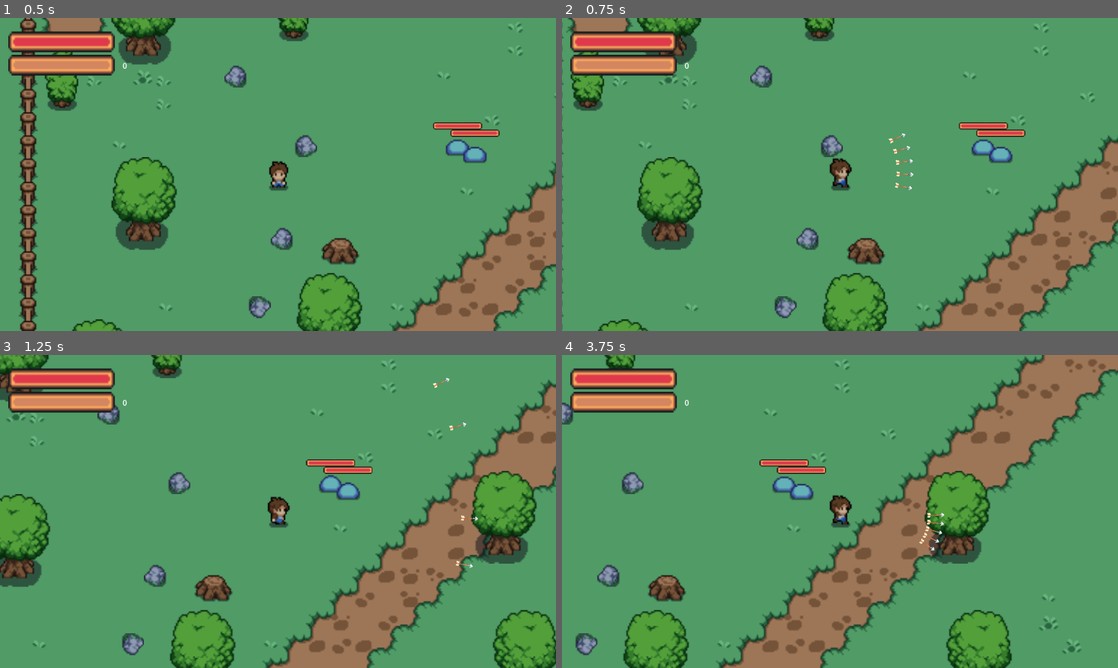
Above: before the commit, frames 1-4 (two rows, left to right).
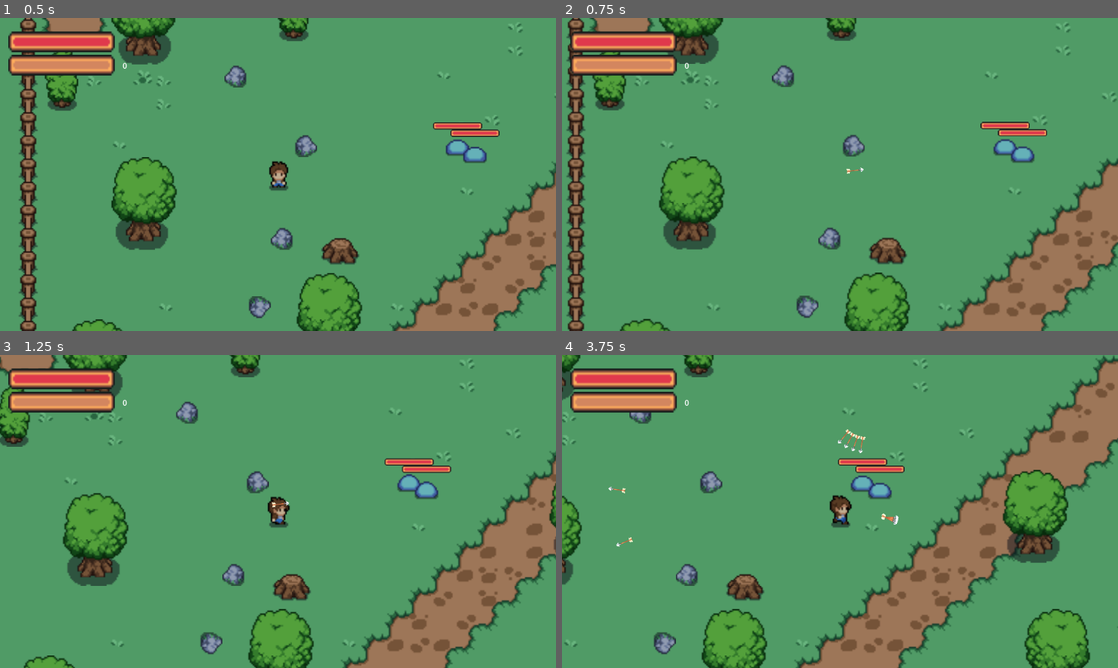
Above: after the commit, the same moments.

Repository: IgorMianowany/Manual-Vampire-Survivors
Game: Godot game, scene res://level_01.tscn
The game is run twice, just before and just after one commit, with the same random seed, the same clock (stepped at 60 frames per second) and the same inputs.
Inputs (mouse positions are in pixels of both pictures, inside the frame that each line leads up to):
- Up to frame 1 (0.5 s): no input
- Up to frame 2 (0.75 s): move the mouse to (962, 158) at 0.52 s; press the mouse at (962, 158) at 0.53 s; hold D (move_right) from 0.53 s (still down)
- Up to frame 3 (1.25 s): keep holding D (move_right)
- Up to frame 4 (3.75 s): move the mouse to (728, 527) at 1.27 s; release D (move_right) at 1.28 s; release the mouse at (728, 527) at 1.28 s; hold W (move_down) 1.28-2.03 s; click (728, 527) at 1.35 s; move the mouse to (895, 442) at 2.02 s; press the mouse at (895, 442) at 2.03 s; hold D (move_right) 2.03-2.78 s; move the mouse to (812, 574) at 2.77 s; release the mouse at (812, 574) at 2.78 s; hold S (move_up) 2.78-3.53 s; click (812, 574) at 2.85 s; move the mouse to (1006, 558) at 3.52 s; press the mouse at (1006, 558) at 3.53 s; hold A (move_left) from 3.53 s (still down)

Frame 1 is identical in both runs. In frame 2, 21% of the frame differs, in the area x 0-100%, y 0-100%; in frame 3, 37%; in frame 4, 42%.

Commit message:
fixed arrow spread bug, applied better formula

Diff:
--- a/arrow.tscn
+++ b/arrow.tscn
@@ -12,6 +12,7 @@
 
 [node name="Arrow" type="Node2D"]
 script = ExtResource("1_f2b4n")
+speed = 30
 
 [node name="Sprite2D" type="Sprite2D" parent="."]
 z_index = 10
--- a/player.tscn
+++ b/player.tscn
@@ -347,7 +347,6 @@
 [node name="Weapon" type="Node2D" parent="."]
 script = ExtResource("53_b61je")
 damage = 5.0
-projectiles = 5
 
 [node name="WeaponType" type="Node2D" parent="Weapon"]
 script = ExtResource("55_2hpdj")
--- a/scripts/bow.gd
+++ b/scripts/bow.gd
@@ -2,7 +2,9 @@
 extends WeaponType
 
 @export var attack_speed := .75
+@export var spread := 30
 var arrow_scene := preload("res://arrow.tscn")
+var rotation_change := 0
 
 # Called every frame. 'delta' is the elapsed time since the previous frame.
 func _process(delta: float) -> void:
@@ -11,9 +13,13 @@
 func attack(damage : float, position : Vector2 = Vector2.ZERO, direction : Vector2 = Vector2.ZERO) -> void:
 	attack_started.emit()
 	var projectilesArray : Array[PackedScene]
+	var original_projectiles = projectiles
 	for index in projectiles:
 		var existing_direction = direction
-		var angle_in_radians = deg_to_rad(((index - projectiles/2)*45/projectiles))
+		# this is done so the arrows are moved based on the center, instead of just 45 degrees down or up
+		if projectiles > 1:
+			rotation_change = ((-spread/2) + ((spread/(projectiles-1)) * index))
+		var angle_in_radians = deg_to_rad(rotation_change)
 		var new_direction = existing_direction.rotated(angle_in_radians)
 
 		var projectile := arrow_scene.instantiate()
--- a/scripts/weapon.gd
+++ b/scripts/weapon.gd
@@ -20,6 +20,7 @@
 		weapon_type.pierce = pierce
 		weapon_type.projectiles = projectiles + PlayerState.level
 		weapon_type.attack(damage, position, direction)
+		projectiles += 1
 
 
 
